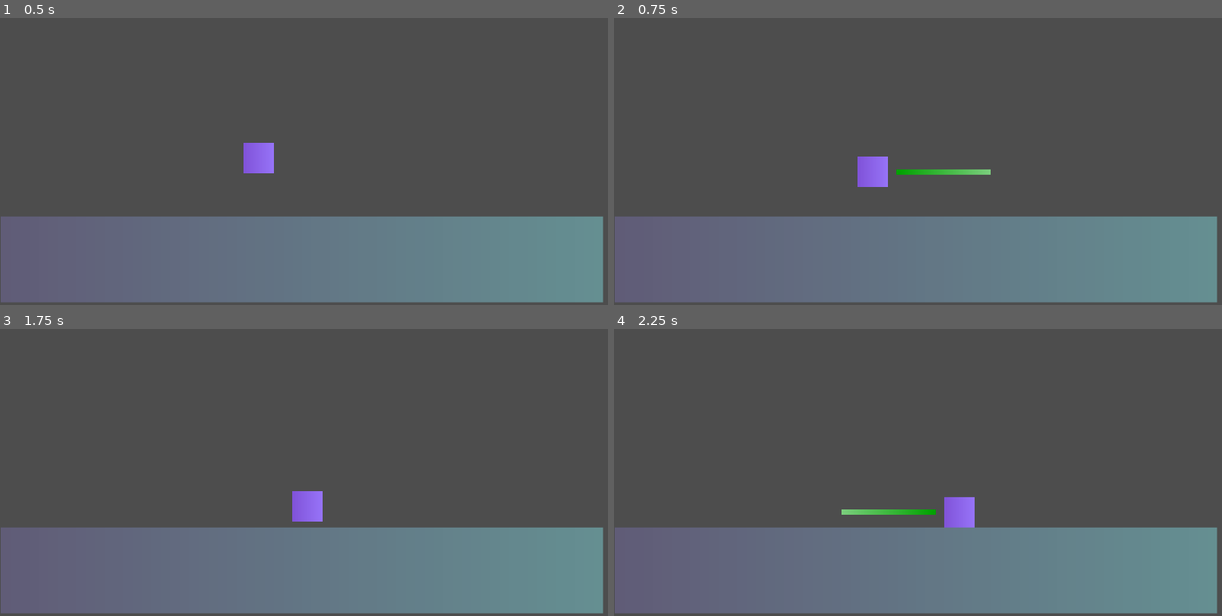
Above: before the commit, frames 1-4 (two rows, left to right).
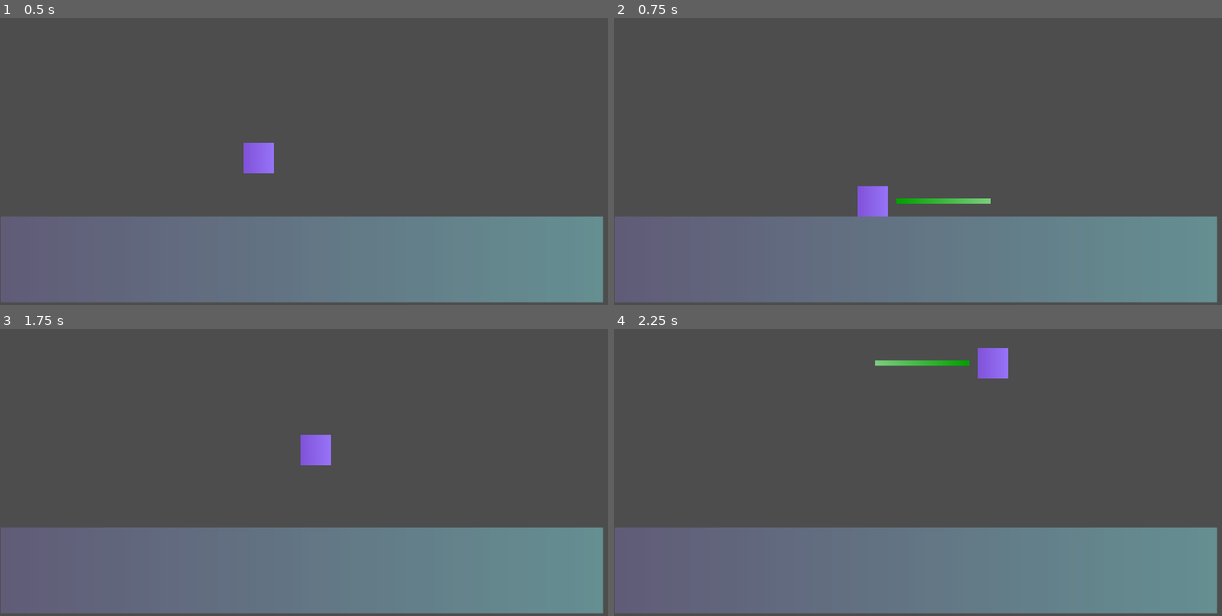
Above: after the commit, the same moments.

Repository: cmaciver/double-bubble-ggj
Game: Godot game, scene res://src/sab-test-scene.tscn
Two runs of this game, one before a commit and one after it. Both use one fixed random seed, a clock stepped at 60 frames per second and the inputs below.
Inputs (mouse positions are in pixels of both pictures, inside the frame that each line leads up to):
- Up to frame 1 (0.5 s): no input
- Up to frame 2 (0.75 s): move the mouse to (1051, 115) at 0.52 s; hold D (platform_right) from 0.53 s (still down); hold Shift (platform_aim) from 0.53 s (still down)
- Up to frame 3 (1.75 s): keep holding D (platform_right); tap Space (platform_jump) at 0.77, 1.52 s; move the mouse to (182, 461) at 1.27 s; release Shift (platform_aim) at 1.28 s; click (182, 461) at 1.35 s; tap Shift (platform_aim) at 1.55 s
- Up to frame 4 (2.25 s): move the mouse to (978, 369) at 2.02 s; release D (platform_right) at 2.03 s; hold A (platform_left) from 2.03 s (still down); hold Shift (platform_aim) from 2.03 s (still down)

Frame 1 is identical in both runs. In frame 2, 1.6% of the frame differs, in the area x 40-62%, y 48-70%; in frame 3, 1.1%; in frame 4, 1.7%, in the area x 37-65%, y 6-70%.

Commit message:
fix velocity aim problem

Diff:
--- a/double-bubble/src/player1/platformer_character.gd
+++ b/double-bubble/src/player1/platformer_character.gd
@@ -14,6 +14,10 @@
 	if not is_on_floor():
 		velocity += get_gravity() * delta
 
+	if Input.is_action_pressed("platform_aim"):
+		pass
+
+
 	# Handle jump.
 	if Input.is_action_just_pressed("platform_jump") and is_on_floor():
 		velocity.y = JUMP_VELOCITY
@@ -21,7 +25,6 @@
 	if Input.is_action_just_pressed("platform_aim"):
 		is_aiming = true
 		aim_display.show()
-		velocity = Vector2()
 
 	if Input.is_action_just_released("platform_aim"):
 		is_aiming = false
@@ -32,6 +35,8 @@
 		aim_dir = Input.get_vector("platform_left", "platform_right", "platform_up", "platform_down")
 		print(aim_dir.angle())
 		aim_display.rotation_degrees = rad_to_deg(aim_dir.angle())
+		if is_on_floor():
+			velocity = Vector2()
 
 
 
